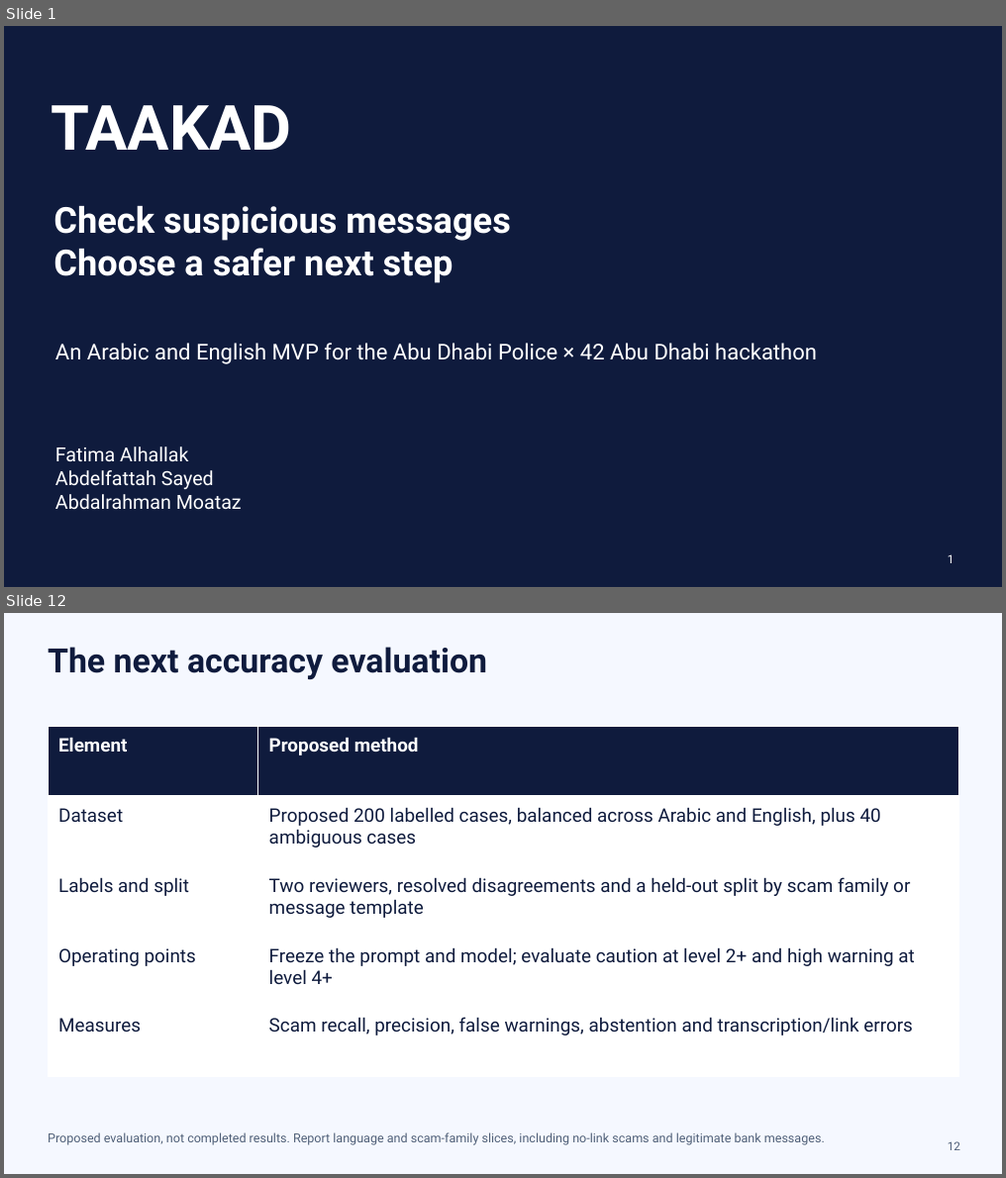
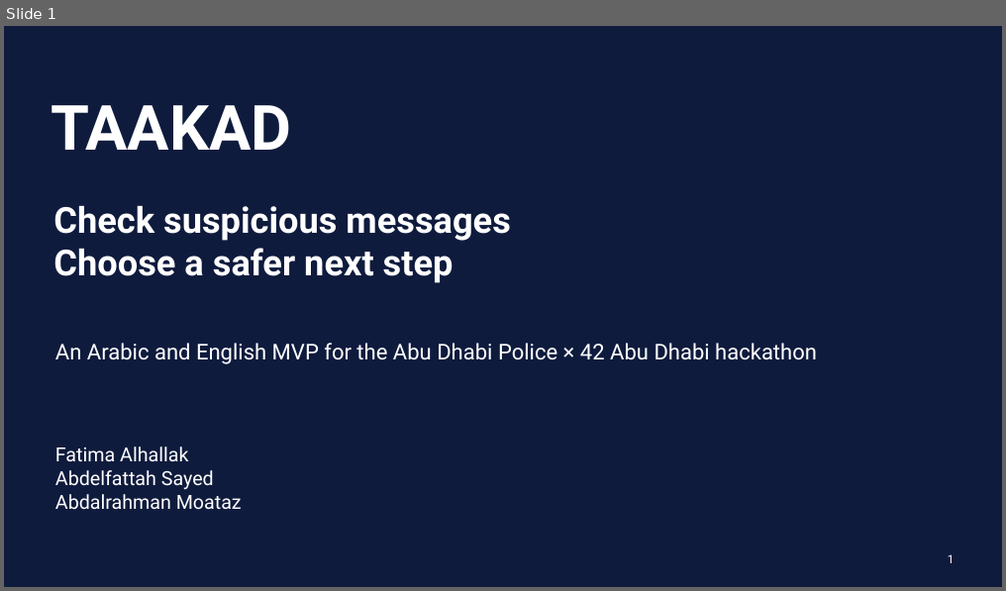
Before and after one commit to AbdelfattahGamalSayed/TAAKAD, a slide deck: submission/TAAKAD_Judges_Presentation.pptx. Shown one above the other, each under a label of ours: slides 1 and 12 before the commit, slide 1 after it; the slides between them are not shown. The pictures are 1006x1178 and 1006x591 pixels, drawn with LibreOffice and Linux fonts; fonts in the diff are those of the drawing. Boxes give left, top, right and bottom in pixels: in the first picture for what was removed or moved away, otherwise in the second. Text is boxed around its words. In the diff, an @@ line names an element or a change of style, - is before the commit and + after.

Commit message:
Preserve shortened deck, add bilingual closing and redesign report cover

```diff
--- a/submission/TAAKAD_Judges_Presentation.pptx
+++ b/submission/TAAKAD_Judges_Presentation.pptx
@@ slide 12 removed at bbox=[4, 613, 1002, 1174], background #F5F8FF @@
@@ text removed at bbox=[48, 647, 487, 679] @@
-The next accuracy evaluation
@@ table removed at bbox=[48, 726, 958, 1076], 5 rows, 2 columns @@
-Element | Proposed method
-Dataset | Proposed 200 labelled cases, balanced across Arabic and English, plus 40 ambiguous cases
-Labels and split | Two reviewers, resolved disagreements and a held-out split by scam family or message template
-Operating points | Freeze the prompt and model; evaluate caution at level 2+ and high warning at level 4+
-Measures | Scam recall, precision, false warnings, abstention and transcription/link errors
@@ text removed at bbox=[48, 1133, 825, 1146] @@
-Proposed evaluation, not completed results. Report language and scam-family slices, including no-link scams and legitimate bank messages.
@@ text removed at bbox=[947, 1142, 960, 1151] @@
-12
```
Also in this commit, not shown: 10 slides changed, 1 slide added, 4 other slides removed, 11 other files.
